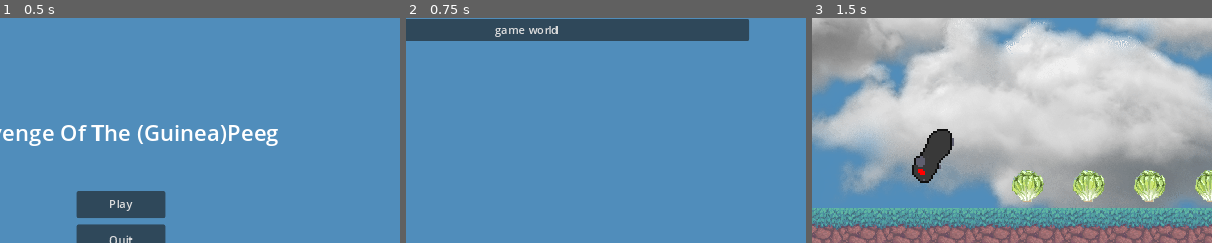
Above: before the commit, frames 1-3 (left to right).
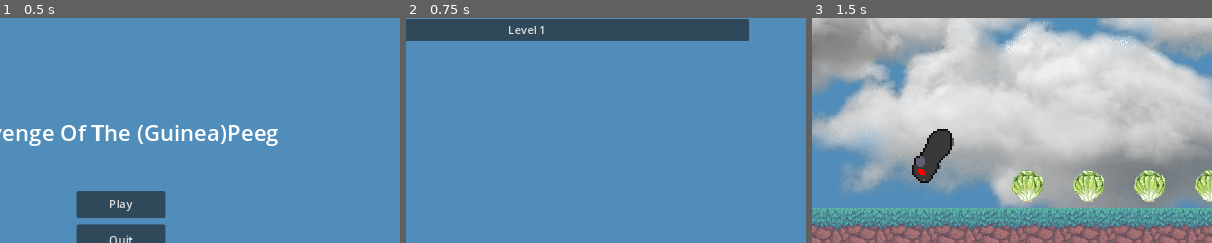
Above: after the commit, the same moments.

Repository: squidink7/RevengeOfThePeeg
Game: Godot game, scene res://scenes/main_menu.tscn
Two runs of this game, one before a commit and one after it. Both use one fixed random seed, a clock stepped at 60 frames per second and the inputs below.
Inputs:
- Up to frame 1 (0.5 s): no input
- Up to frame 2 (0.75 s): click "Play" at 0.5 s
- Up to frame 3 (1.5 s): click "game world" (after the commit: "Level 1") at 1.25 s
The pictures show only the part of the screen within x 35-85%, y 20-70%; the shares and areas given below are measured in that part.

Frame 1 is identical in both runs. In frame 2, 0.3% of the frame differs, in the area x 22-38%, y 3-9%; in frame 3, nothing differs.

Commit message:
more work on the level select

Diff:
--- a/Cactus.gd
+++ /dev/null
@@ -1,17 +0,0 @@
-extends Area2D
-
-
-# Called when the node enters the scene tree for the first time.
-func _ready():
-	pass # Replace with function body.
-
-
-# Called every frame. 'delta' is the elapsed time since the previous frame.
-
-
-
-func _on_body_entered(body):
-	if body.name == "Player":
-		get_tree().call_deferred("reload_current_scene")
-
-	pass # Replace with function body.
--- a/levels/game_world.tscn
+++ b/levels/Level_1.tscn
@@ -1,19 +1,19 @@
 [gd_scene load_steps=18 format=3 uid="uid://bcwpkhw4yug4b"]
 
-[ext_resource type="Texture2D" uid="uid://c25avn5qa6fcg" path="res://assets/tile1.jpg" id="1_dmux4"]
-[ext_resource type="Texture2D" uid="uid://dkcc44wswena6" path="res://assets/tile2.png" id="2_kvq01"]
-[ext_resource type="PackedScene" uid="uid://dwsrn8ltet4ot" path="res://prefabs/player.tscn" id="3_4fsqr"]
-[ext_resource type="PackedScene" uid="uid://caiox0bwofyup" path="res://prefabs/menu_ui.tscn" id="4_hhukt"]
-[ext_resource type="PackedScene" uid="uid://b6ok804a2gsp0" path="res://prefabs/cabbages.tscn" id="5_u3llk"]
-[ext_resource type="PackedScene" uid="uid://bloqx18bp51n8" path="res://prefabs/goal.tscn" id="6_jmd3v"]
-[ext_resource type="PackedScene" path="res://prefabs/cactus.tscn" id="7_nfgqv"]
-[ext_resource type="Texture2D" uid="uid://4ojmsalcg5xh" path="res://assets/Untitled_Artwork.png" id="8_m1ywx"]
-[ext_resource type="Script" path="res://levels/dragon_fly.gd" id="9_oguta"]
-[ext_resource type="Texture2D" uid="uid://bisb2xbpv3scn" path="res://assets/cloud1.png" id="10_iw37b"]
-[ext_resource type="Texture2D" uid="uid://dwao0jaim1ww0" path="res://assets/cloud2.png" id="11_5f3ru"]
+[ext_resource type="Texture2D" uid="uid://c25avn5qa6fcg" path="res://assets/tile1.jpg" id="1_u6j43"]
+[ext_resource type="Texture2D" uid="uid://dkcc44wswena6" path="res://assets/tile2.png" id="2_r8420"]
+[ext_resource type="PackedScene" uid="uid://dwsrn8ltet4ot" path="res://prefabs/player.tscn" id="3_5sqf4"]
+[ext_resource type="PackedScene" uid="uid://caiox0bwofyup" path="res://prefabs/menu_ui.tscn" id="4_kk0c0"]
+[ext_resource type="PackedScene" uid="uid://b6ok804a2gsp0" path="res://prefabs/cabbages.tscn" id="5_qsgqy"]
+[ext_resource type="PackedScene" uid="uid://bloqx18bp51n8" path="res://prefabs/goal.tscn" id="6_du6mv"]
+[ext_resource type="PackedScene" uid="uid://tlmfr16mlxca" path="res://prefabs/cactus.tscn" id="7_l4n4l"]
+[ext_resource type="Texture2D" uid="uid://4ojmsalcg5xh" path="res://assets/Untitled_Artwork.png" id="8_geu01"]
+[ext_resource type="Script" path="res://levels/level_one/dragon_fly.gd" id="9_dh71k"]
+[ext_resource type="Texture2D" uid="uid://bisb2xbpv3scn" path="res://assets/cloud1.png" id="10_tar50"]
+[ext_resource type="Texture2D" uid="uid://dwao0jaim1ww0" path="res://assets/cloud2.png" id="11_xsxwj"]
 
 [sub_resource type="TileSetAtlasSource" id="TileSetAtlasSource_bpw6g"]
-texture = ExtResource("1_dmux4")
+texture = ExtResource("1_u6j43")
 texture_region_size = Vector2i(64, 64)
 0:0/0 = 0
 0:0/0/physics_layer_0/linear_velocity = Vector2(0, 0)
@@ -79,28 +79,28 @@
 
 [node name="ParallaxLayer" type="ParallaxLayer" parent="ParallaxBackground"]
 
-[node name="UI" parent="." instance=ExtResource("4_hhukt")]
+[node name="UI" parent="." instance=ExtResource("4_kk0c0")]
 unique_name_in_owner = true
 
-[node name="Cabbages" parent="." instance=ExtResource("5_u3llk")]
+[node name="Cabbages" parent="." instance=ExtResource("5_qsgqy")]
 position = Vector2(224, -32)
 
-[node name="Cabbages5" parent="." instance=ExtResource("5_u3llk")]
+[node name="Cabbages5" parent="." instance=ExtResource("5_qsgqy")]
 position = Vector2(136, -32)
 
-[node name="Cabbages2" parent="." instance=ExtResource("5_u3llk")]
+[node name="Cabbages2" parent="." instance=ExtResource("5_qsgqy")]
 position = Vector2(312, -32)
 
-[node name="Cabbages3" parent="." instance=ExtResource("5_u3llk")]
+[node name="Cabbages3" parent="." instance=ExtResource("5_qsgqy")]
 position = Vector2(400, -32)
 
-[node name="Cabbages4" parent="." instance=ExtResource("5_u3llk")]
+[node name="Cabbages4" parent="." instance=ExtResource("5_qsgqy")]
 position = Vector2(488, -32)
 
-[node name="Goal" parent="." instance=ExtResource("6_jmd3v")]
+[node name="Goal" parent="." instance=ExtResource("6_du6mv")]
 position = Vector2(1152, -96)
 
-[node name="Cactus" parent="." instance=ExtResource("7_nfgqv")]
+[node name="Cactus" parent="." instance=ExtResource("7_l4n4l")]
 position = Vector2(674, 2)
 
 [node name="DragonPath" type="Path2D" parent="."]
@@ -112,13 +112,13 @@
 rotates = false
 
 [node name="Dragon" type="Sprite2D" parent="DragonPath/PathFollow2D"]
-texture = ExtResource("8_m1ywx")
+texture = ExtResource("8_geu01")
 
 [node name="AnimationPlayer" type="AnimationPlayer" parent="DragonPath/PathFollow2D/Dragon"]
 libraries = {
 "": SubResource("AnimationLibrary_heam1")
 }
-script = ExtResource("9_oguta")
+script = ExtResource("9_dh71k")
 
 [node name="ParallaxBackground2" type="ParallaxBackground" parent="."]
 
--- /dev/null
+++ b/prefabs/Cactus.gd
@@ -0,0 +1,5 @@
+extends Area2D
+
+func _on_body_entered(body):
+	if body.name == "Player":
+		get_tree().call_deferred("reload_current_scene")
--- a/prefabs/cactus.tscn
+++ b/prefabs/cactus.tscn
@@ -1,7 +1,7 @@
 [gd_scene load_steps=4 format=3 uid="uid://tlmfr16mlxca"]
 
-[ext_resource type="Script" path="res://Cactus.gd" id="1_igk7x"]
-[ext_resource type="Texture2D" uid="uid://qimvclom6vox" path="res://cactus.png" id="2_6xt50"]
+[ext_resource type="Script" path="res://prefabs/Cactus.gd" id="1_igk7x"]
+[ext_resource type="Texture2D" uid="uid://bcxdp8arr64qr" path="res://cactus.png" id="2_6xt50"]
 
 [sub_resource type="CircleShape2D" id="CircleShape2D_ljgk3"]
 radius = 18.0278
--- a/prefabs/menu_ui.tscn
+++ b/prefabs/menu_ui.tscn
@@ -25,19 +25,44 @@
 grow_horizontal = 0
 text = "score: 0"
 
-[node name="youwin" type="Label" parent="Control"]
+[node name="youwin" type="Control" parent="Control"]
 visible = false
+layout_mode = 1
+anchors_preset = 15
+anchor_right = 1.0
+anchor_bottom = 1.0
+grow_horizontal = 2
+grow_vertical = 2
+
+[node name="youwin" type="Label" parent="Control/youwin"]
 layout_mode = 1
 anchors_preset = 8
 anchor_left = 0.5
 anchor_top = 0.5
 anchor_right = 0.5
 anchor_bottom = 0.5
-offset_left = -20.0
-offset_top = -11.5
-offset_right = 20.0
-offset_bottom = 11.5
+offset_left = -138.5
+offset_top = -44.0
+offset_right = 138.5
+offset_bottom = 44.0
 grow_horizontal = 2
 grow_vertical = 2
 theme_override_font_sizes/font_size = 64
 text = "you win! "
+
+[node name="Button" type="Button" parent="Control/youwin"]
+layout_mode = 1
+anchors_preset = 8
+anchor_left = 0.5
+anchor_top = 0.5
+anchor_right = 0.5
+anchor_bottom = 0.5
+offset_left = -128.0
+offset_top = 60.0
+offset_right = 128.0
+offset_bottom = 91.0
+grow_horizontal = 2
+grow_vertical = 2
+text = "Next Level"
+
+[connection signal="pressed" from="Control/youwin/Button" to="." method="next_level"]
--- a/project.godot
+++ b/project.godot
@@ -14,6 +14,10 @@
 run/main_scene="res://scenes/main_menu.tscn"
 config/features=PackedStringArray("4.2", "Forward Plus")
 config/icon="res://icon.svg"
+
+[autoload]
+
+Levels="*res://scripts/levels.gd"
 
 [display]
 
--- /dev/null
+++ b/scenes/level_select.gd
@@ -0,0 +1,24 @@
+extends Node
+
+const ignored_levels = ['level_template.tscn']
+
+# Called when the node enters the scene tree for the first time.
+func _ready() -> void:
+	var levels = Levels.load_levels()
+
+	show_levels(levels)
+
+func show_levels(levels: Array[String]):
+	for level in levels:
+		var level_name = level.trim_suffix('.tscn').replace('_', ' ')
+
+		var level_button = Button.new()
+
+		level_button.text = level_name
+		level_button.pressed.connect(func(): play_level(level))
+
+		%LevelsDisplay.add_child(level_button)
+
+func play_level(level):
+	Levels.current_level = level
+	get_tree().change_scene_to_file(Levels.levels_path + level)
--- a/scenes/level_select.tscn
+++ b/scenes/level_select.tscn
@@ -1,6 +1,6 @@
 [gd_scene load_steps=2 format=3 uid="uid://y50n8qc4orvc"]
 
-[ext_resource type="Script" path="res://level_select.gd" id="1_atxgh"]
+[ext_resource type="Script" path="res://scenes/level_select.gd" id="1_atxgh"]
 
 [node name="LevelSelect" type="Node"]
 script = ExtResource("1_atxgh")
--- a/scripts/Label.gd
+++ /dev/null
@@ -1,11 +0,0 @@
-extends Label
-
-
-# Called when the node enters the scene tree for the first time.
-func _ready():
-	pass # Replace with function body.
-
-
-# Called every frame. 'delta' is the elapsed time since the previous frame.
-func _process(delta):
-	pass
--- a/level_select.gd
+++ b/scripts/levels.gd
@@ -3,11 +3,7 @@
 const levels_path = 'res://levels/'
 const ignored_levels = ['level_template.tscn']
 
-# Called when the node enters the scene tree for the first time.
-func _ready() -> void:
-	var levels = load_levels()
-
-	show_levels(levels)
+var current_level: String = ''
 
 func load_levels() -> Array[String]:
 	var levels: Array[String] = []
@@ -26,16 +22,16 @@
 
 	return levels
 
-func show_levels(levels: Array[String]):
-	for level in levels:
-		var level_name = level.trim_suffix('.tscn').replace('_', ' ')
+func next_level() -> String:
+	var levels = load_levels()
 
-		var level_button = Button.new()
+	var next_level = ''
 
-		level_button.text = level_name
-		level_button.pressed.connect(func(): play_level(level))
+	for i in range(len(levels)):
+		if levels[i] == current_level:
+			if len(levels) > i+1:
+				next_level = levels[i+1]
 
-		%LevelsDisplay.add_child(level_button)
+	current_level = next_level
 
-func play_level(level):
-	get_tree().change_scene_to_file(levels_path + level)
+	return next_level
--- a/scripts/menu_ui.gd
+++ b/scripts/menu_ui.gd
@@ -1,10 +1,5 @@
 extends CanvasLayer
 var score = 0
-
-
-# Called when the node enters the scene tree for the first time.
-func _ready():
-	pass # Replace with function body.
 
 func add_score():
 	score+=1
@@ -12,3 +7,13 @@
 
 func win_state():
 	$Control/youwin.visible = true
+
+
+func next_level():
+	var next_level = Levels.next_level()
+
+	if next_level != '':
+		get_tree().change_scene_to_file(Levels.levels_path + next_level)
+	else:
+		print('no more levels, quitting...')
+		get_tree().quit()
Not shown: 4 places in levels/Level_1.tscn that only renumber resources
Renamed: levels/dragon_fly.gd -> levels/level_one/dragon_fly.gd
